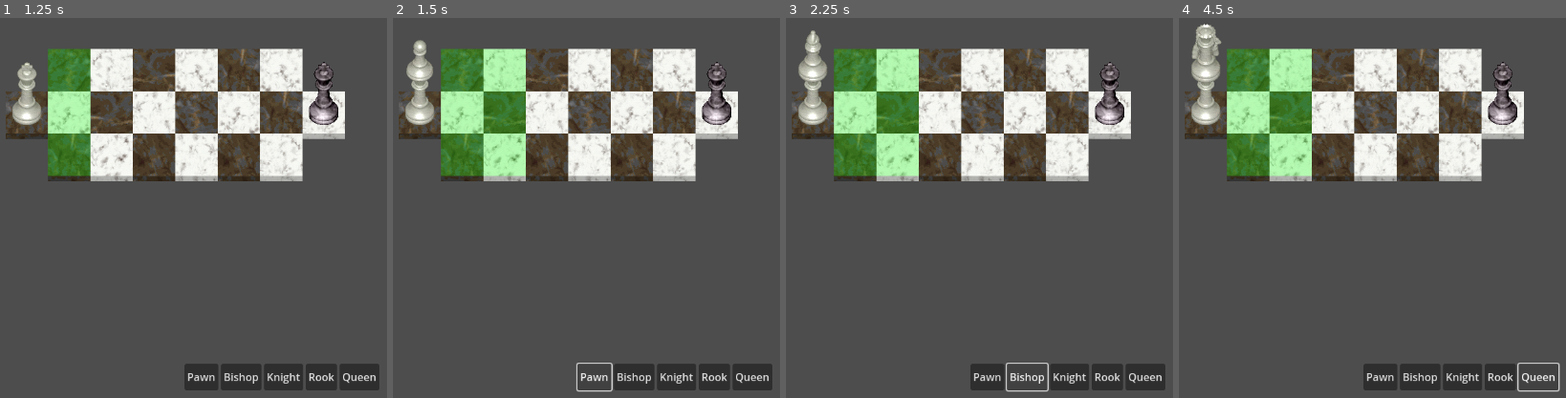
Above: before the commit, frames 1-4 (left to right).
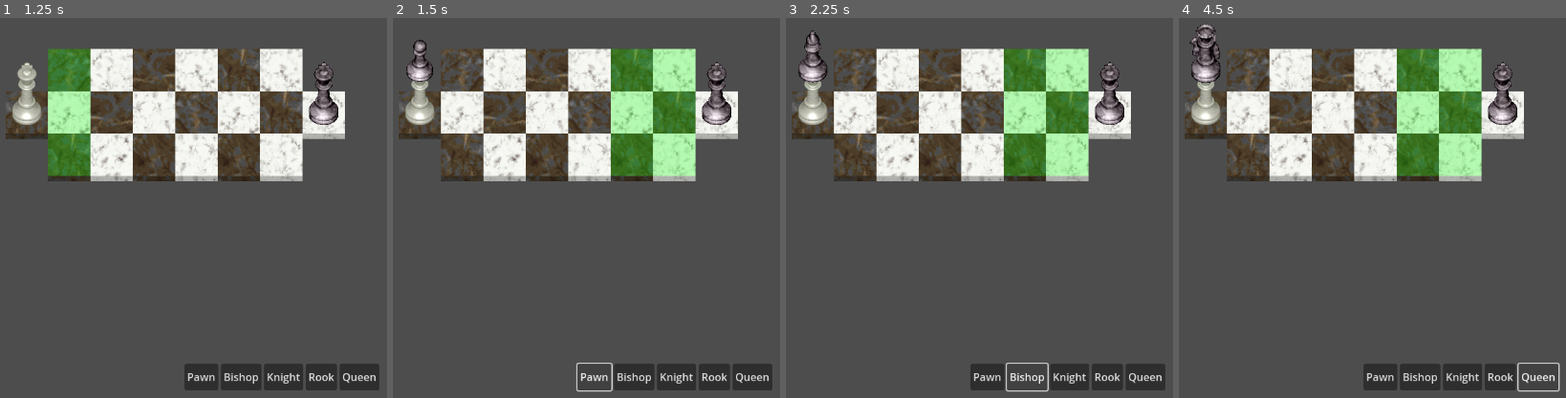
Above: after the commit, the same moments.

Repository: tspr0tege/Tactical-Chess
Game: Godot game, scene res://main.tscn
The game is run twice, just before and just after one commit, with the same random seed, the same clock (stepped at 60 frames per second) and the same inputs.
Inputs (mouse positions are in pixels of both pictures, inside the frame that each line leads up to):
- Up to frame 1 (1.25 s): click (27, 113) at 0.52 s
- Up to frame 2 (1.5 s): click "Pawn" at 1.25 s
- Up to frame 3 (2.25 s): click "Bishop" at 2 s
- Up to frame 4 (4.5 s): click "Knight" at 2.75 s; click "Rook" at 3.5 s; click "Queen" at 4.25 s

Frame 1 is identical in both runs. In frame 2, 15% of the frame differs, in the area x 3-79%, y 5-42%; in frame 3, 15%; in frame 4, 16%, in the area x 2-79%, y 1-42%.

Commit message:
All pieces' movements created.
-all pieces can be added, on both sides
-all pieces move according their rules
-pawns have one extra forward square on first move
-no attack logic yet

Diff:
--- a/scripts/ChessPiece.gd
+++ b/scripts/ChessPiece.gd
@@ -5,9 +5,10 @@
 
 
 @onready var GAME_BOARD = find_parent("GameBoard")
-var color
+var first_move = true
 var type_of_piece
 var coords
+var color
 
 func createPiece(clr, type):
 	self.color = clr
@@ -131,10 +132,58 @@
 		else: break
 
 func generateDiagonalMovementTiles():
-	pass
+	# +/+ SouthEast
+	for x in range(3 - coords.y):
+		if x == 0: continue
+		if isValidTile(coords + Vector2(x, x)):
+			GAME_BOARD.boardTiles[coords.x + x][coords.y + x].get_node("TextureButton").visible = true
+		else: break
+
+	# +/- NorthEast
+	for x in range(coords.y + 1):
+		if x == 0: continue
+		if isValidTile(coords + Vector2(x, -x)):
+			GAME_BOARD.boardTiles[coords.x + x][coords.y - x].get_node("TextureButton").visible = true
+		else: break
+
+	# -/- NorthWest
+	for x in range(coords.y + 1):
+		if x == 0: continue
+		if isValidTile(coords + Vector2(-x, -x)):
+			GAME_BOARD.boardTiles[coords.x - x][coords.y - x].get_node("TextureButton").visible = true
+		else: break
+
+	# -/+ SouthWest
+	for x in range(3 - coords.y):
+		if x == 0: continue
+		if isValidTile(coords + Vector2(-x, x)):
+			GAME_BOARD.boardTiles[coords.x - x][coords.y + x].get_node("TextureButton").visible = true
+		else: break
 
 func generateKnightMovementTiles():
-	pass
+	const targetTiles = [
+		Vector2(2, 1),
+		Vector2(-2, 1),
+		Vector2(2, -1),
+		Vector2(-2, -1),
+		Vector2(1, 2),
+		Vector2(-1, 2),
+		Vector2(1, -2),
+		Vector2(-1, -2)
+	]
+
+	for target in targetTiles:
+		var targetCoords = coords + target
+		if isValidTile(targetCoords):
+			GAME_BOARD.boardTiles[targetCoords.x][targetCoords.y].get_node("TextureButton").visible = true
 
 func generatePawnMovementTiles():
-	pass
+	var xDirection = 1 if color == "White" else -1
+	# Check back row for piece sacrifice (get 2 points)
+
+
+	if isValidTile(coords + Vector2(xDirection, 0)):
+		GAME_BOARD.boardTiles[coords.x + xDirection][coords.y].get_node("TextureButton").visible = true
+		if first_move and isValidTile(coords + Vector2(xDirection * 2, 0)):
+			GAME_BOARD.boardTiles[coords.x + (xDirection * 2)][coords.y].get_node("TextureButton").visible = true
+	# Check diagonals for attack
--- a/scripts/GameBoard.gd
+++ b/scripts/GameBoard.gd
@@ -6,6 +6,7 @@
 var boardTiles = []
 var MOVING_PIECE
 var creatingPiece = false
+var playerTurn = "Black"
 
 func _ready():
 	for x in range(8):
@@ -52,13 +53,14 @@
 
 func _on_buy_piece_button_up(piece_name):
 	var emptyTileFound = false
+	var spawnColumns = [1, 2] if playerTurn == "White" else [5, 6]
 	resetMoveTiles()
 
-	for tile in boardTiles[1]:
+	for tile in boardTiles[spawnColumns[0]]:
 		if not is_instance_valid(tile.tenant):
 			tile.get_node("TextureButton").visible = true
 			emptyTileFound = true
-	for tile in boardTiles[2]:
+	for tile in boardTiles[spawnColumns[1]]:
 		if not is_instance_valid(tile.tenant):
 			tile.get_node("TextureButton").visible = true
 			emptyTileFound = true
@@ -68,12 +70,12 @@
 		# CREATE PIECE
 		var newChessPiece = ChessPiece.instantiate()
 		#var color = "White"
-		newChessPiece.createPiece("White", piece_name)
+		newChessPiece.createPiece(playerTurn, piece_name)
 		add_child(newChessPiece)
 		creatingPiece = true
 		MOVING_PIECE = newChessPiece
 	else:
-		print("No tiles available for move")
+		print("No tiles available for new piece")
 
 	#newChessPiece.position = newBoardTile.position
 	#newChessPiece.coords = Vector2(x, y)
--- a/scripts/board_tile.gd
+++ b/scripts/board_tile.gd
@@ -10,6 +10,7 @@
 	print("Moving " + PIECE.color +" "+ PIECE.type_of_piece + " to " + str(coords))
 	if not GAME_BOARD.creatingPiece:
 		GAME_BOARD.boardTiles[PIECE.coords.x][PIECE.coords.y].tenant = null
+		PIECE.first_move = false
 	PIECE.coords = coords
 	tenant = PIECE
 	PIECE.moveTo(self.position)
